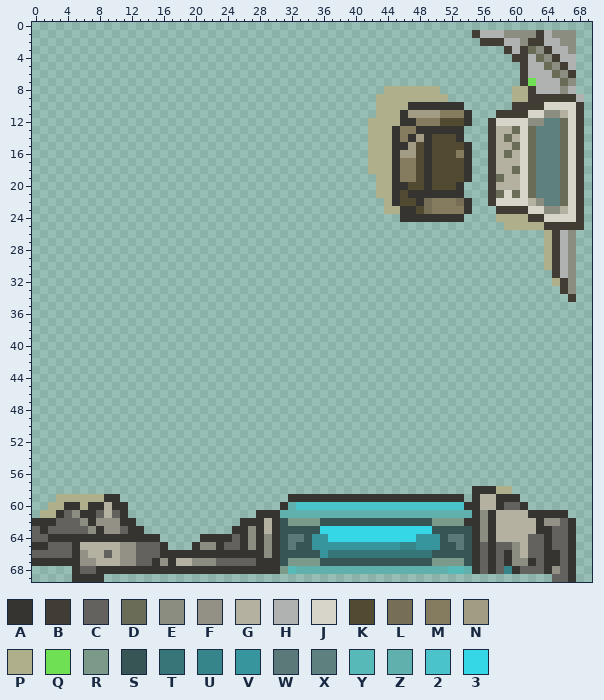
A sprite sheet gets an edit: img/ship/interior/room_escort_b_shields.png. The picture above was drawn from the file before the commit.
The file is 70x70 pixels.
Palette (. is transparent): A #363430  B #413d34  C #64625e  D #6b6c57  E #8a8d7f  F #939085  G #b5b1a1  H #b0b1b1  J #d7d5ca  K #534a32  L #776f55  M #857c5f  N #a39c84  P #b0af8c  Q #6fdf54  R #7b9a8a  S #365554  T #367578  U #36858b  V #36959d  W #5b7979  X #5e817f  Y #57b9b8  Z #60b1ad  2 #4ac4ca  3 #35d7e6
Pixels before (only the part around the change), first column x 43:
 0 ...........................
 1 ............BHHHEEEEBHEEE..
 2 .............BBBHHEBBHHEE..
 3 ................BHBDEBHHE..
 4 .................BBHDEBHH..
 5 ..................BHHDEBH..
 6 ..................BHHHDEB..
 7 ..................BQHHHDE..
 8 .PPPPPPP.........PPBHHHEH..
 9 PPPPPPPPP........PPBBBBBBH.
10 PPPPAAAAAAA......BBBBJJJJB.
11 PPPANNNNMMMA...BBBBJJEEGJB.
12 PPPAAMMMKKKA..BJJJJEEXXDJB.
13 PPAMMAAAAAA...BGGDJDXXXDJB.
14 PPAMANAKKKA...BGDGJDXXXDJB.
15 PPAANKAKKKKA..BGGDJDXXXDJB.
New version:
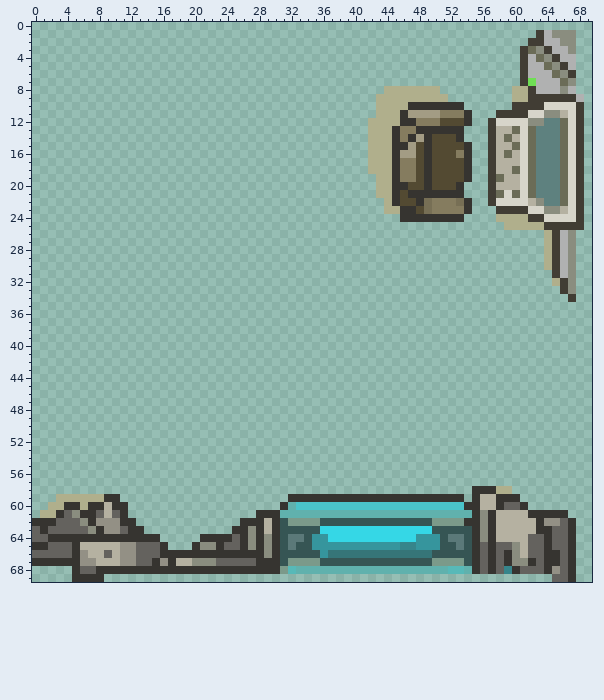
The edit:
Changed rows in their new state; - is an unchanged pixel.
first column x 55:
 1 ........
 2 -......-
 3 ----..--
 4 -----.--
Where, in picture pixels (left, top, right, bottom), the same in both pictures:
erased: (472, 30, 536, 62)
